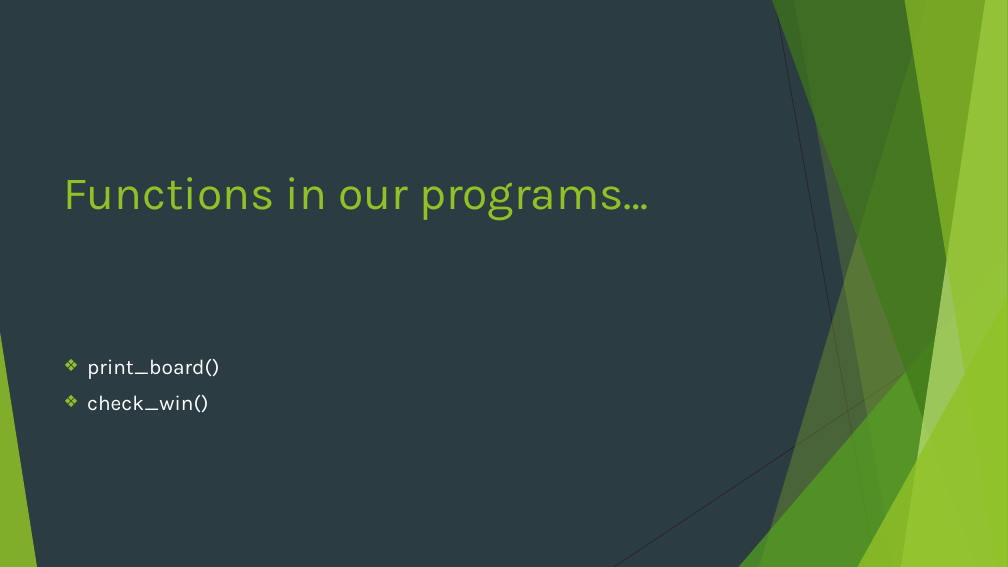
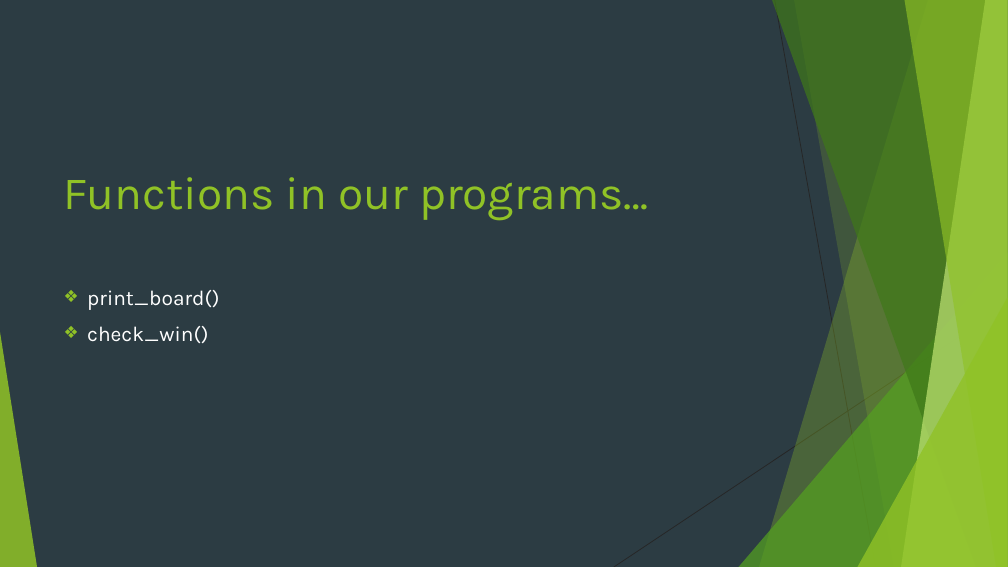
Before and after one commit to taha-ahmed-mallick/PF-fall25, a slide deck: slide 6 of CCP/presentation/presentation.pptx. Drawn at 1008x567 pixels with LibreOffice and Linux fonts; fonts in the diff are those of the drawing. Boxes give left, top, right and bottom in pixels: in the first picture for what was removed or moved away, otherwise in the second. Text is boxed around its words. In the diff, an @@ line names an element or a change of style, - is before the commit and + after.

```diff
--- a/CCP/presentation/presentation.pptx
+++ b/CCP/presentation/presentation.pptx
@@ text "print_board()": place and size @@
-text "print_board()" at [87, 359, 219, 412]
+text "print_board()" at [87, 290, 219, 343]
```
Also in this commit, not shown: 7 other slides changed, 9 slides added, 2 other files.
